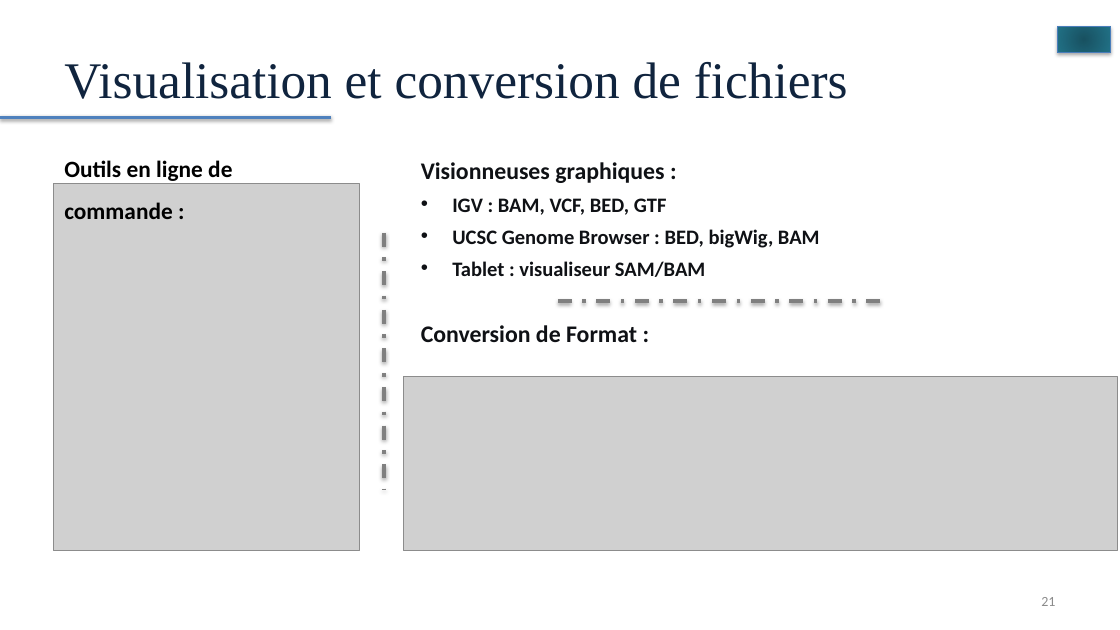
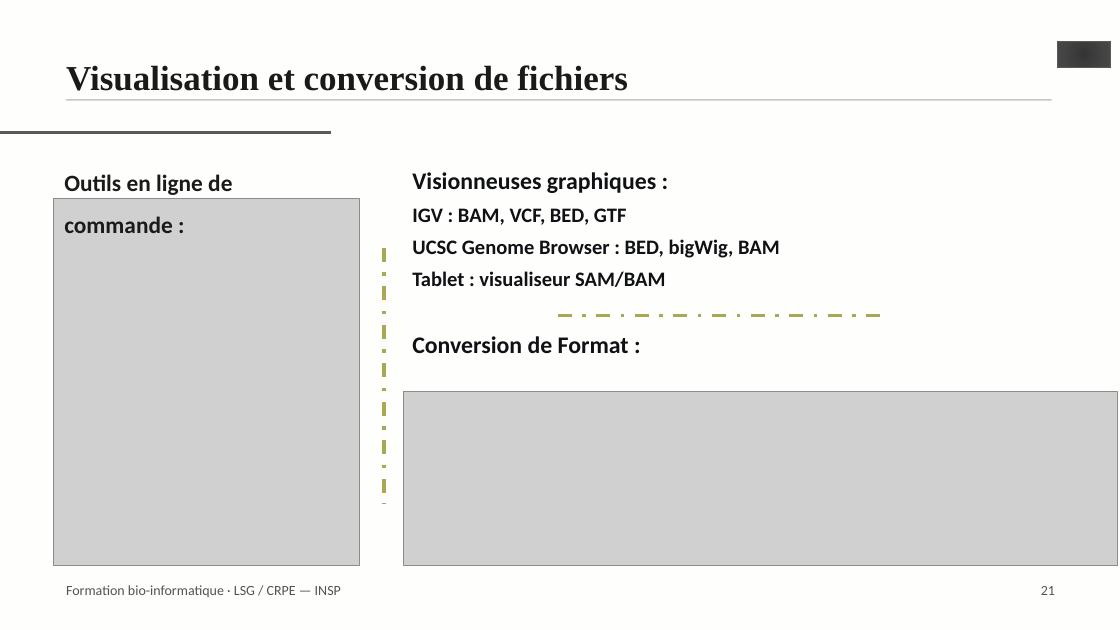
Before and after one commit to Hadji-gid/formation-bioinfo-sgq, a slide deck: slide 21 of diapositives/00_workflow_bioinformatique.pptx. Drawn at 1120x630 pixels with LibreOffice and Linux fonts; fonts in the diff are those of the drawing; grey boxes stand for pictures. Boxes give left, top, right and bottom in pixels: in the first picture for what was removed or moved away, otherwise in the second. Text is boxed around its words. In the diff, an @@ line names an element or a change of style, - is before the commit and + after.

Commit message:
diapositives: reporter le module 0 sur le gabarit commun
Les 27 planches sont reconstruites dans ressources/gabarit.pptx, et non
plus dans le masque d'origine : mêmes dispositions, même page de titre au
logo INSP, même filet gris sous le titre, même bas de page numéroté que
les modules 1 à 5. Les 34 images — organigrammes, captures de terminal,
exemples de formats — sont reportées à leur position, décalées vers le bas
lorsqu'elles passaient sous le filet.

```diff
--- a/diapositives/00_workflow_bioinformatique.pptx
+++ b/diapositives/00_workflow_bioinformatique.pptx
@@ background #FFFFFF to #FEFEFD @@
@@ math minus at (x1=1049, y1=0, x2=1120, y2=108): fill gradient #185261 to #23748A to #298AA3 to gradient #363636 to #4D4D4D to #5C5C5C; outline #4B7EBC 0.75 pt to #595959 0.5 pt; shadow off @@
@@ title "Visualisation et conversion de fichiers" at (x1=66, y1=65, x2=628, y2=91): size 44 to 30 pt, text colour #0F243E to #1A1A1A, bold on; line spacing 1 to 1.15; vertical alignment middle to top @@
@@ rectangle added at (x1=66, y1=99, x2=1052, y2=101), fill #C8C8C8 @@
@@ line (0, 133) - (332, 133): stroke #4F81BD 3 pt to #595959 3 pt @@
@@ text "Outils en ligne de commande ..." at (x1=64, y1=174, x2=232, y2=233): text colour #000000 to #1A1A1A @@
@@ text at (x1=412, y1=208, x2=780, y2=287): bullet • to none @@
@@ 3 lines, 2 pictures, 2 texts, 1 math minus moved together from (x1=0, y1=0, x2=1120, y2=551) to (x1=0, y1=0, x2=1120, y2=565) @@
@@ line (384, 248) - (384, 505): stroke #808080 3 pt dashed to #A9A955 3 pt dashed @@
@@ line (558, 316) - (890, 316): stroke #808080 3 pt dashed to #A9A955 3 pt dashed @@
@@ text added at (x1=66, y1=585, x2=341, y2=597), 12 pt, text #535353 @@
+Formation bio-informatique · LSG / CRPE — INSP
@@ text "21" moved from (x1=1041, y1=597, x2=1055, y2=606) to (x1=1041, y1=586, x2=1055, y2=595) @@
@@ text "21" at (x1=1041, y1=586, x2=1055, y2=595): text colour #8C8C8C to #535353; line spacing 1 to 1.15; vertical alignment middle to top @@
```
Also in this commit, not shown: 25 other slides changed, 1 slide added, 1 slide removed, 1 other file.
